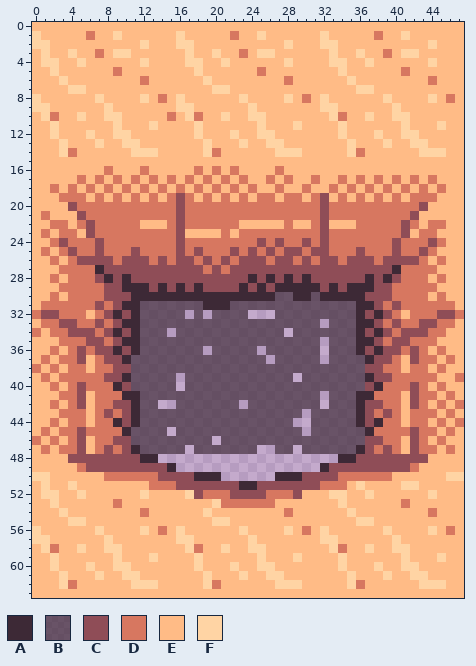
Pixel-art sprite -- Assets/Sprites/Maps/desert/desert_wall_tileset.png. The picture above is the old version.
The file is 48x64 pixels. Colours within 5 levels of each other are drawn and written as one.
Palette (. is transparent): A #3d2936  B #3d2936ab  C #8f4d57  D #d77760  E #ffbb86  F #ffd4a4
Now the later version:
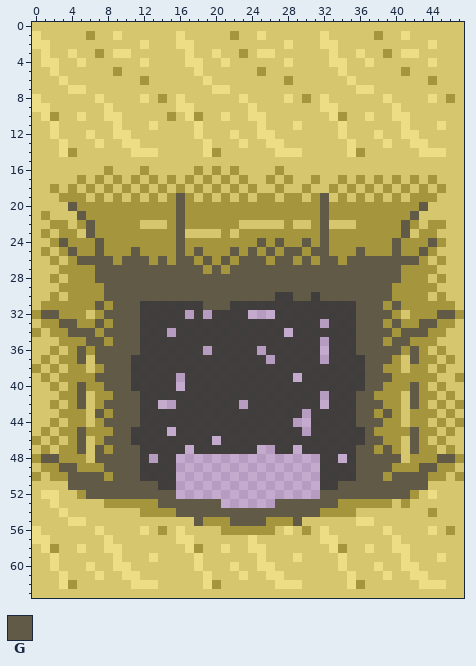
Colours new in this view: G #615a47
Changes in this commit:
colour B: #3d2936ab -> #3f3d3bfc
colour D: #d77760 -> #a5953d
colour E: #ffbb86 -> #d6c66e
colour F: #ffd4a4 -> #eddd85
Changed rows in their new state; - is a pixel that keeps its letter.
first column x 0:
19 ----------------G---------------G---------------
20 ----G-----------G---------------G----------G----
21 -----G----------G---------------G---------G-----
22 ------G---------G---------------G--------G------
23 ------G---------G---------------G--------G------
24 ---G---G--------G--------G-G--G-G-------G---G---
25 ----G--G---G----G-G---G-G-G-GG-GG---G---G--G----
26 -----GGGG-GGG-G-GG-G-G-GGG-GG-G-GG-GGGGGGGG-----
27 -------GGGGGGGGGGGG-G-GGGGGGGGGGGGGGGGGGG-------
28 -------GGGGGGGGGGGGGGGGGGGGGGGGGGGGGGGGGG-------
29 --------GGGGGGGGGGGGGGGGGGGGGGGGGGGGGGGG--------
30 --------GGGGGGGGGGGGGGGGGGG--GG-GGGGGGGG--------
31 -------G-GGG-------GGG--------------GGG-G-------
32 -GG-----GGGG------------------------GGGG-----GG-
33 ---GG--G-GGG------------------------GGG-G--GG---
34 ----GGG-GGGG------------------------GGGG-GGG----
35 ------GG-GGG------------------------GGG-GG------
36 -----G-GGGGG------------------------GGGGG-G-----
37 -----G-GGGG--------------------------GGG--G-----
38 --------GGG--------------------------GG---------
39 -------GGGG--------------------------GGG--------
40 -----G--GGG--------------------------GG---G-----
41 -----G---GGG------------------------GG----G-----
42 -----G--GGGG------------------------GGG---G-----
43 -------GDGGG------------------------GG-G--------
44 --------GGGG------------------------GGG---------
45 -----G---GG--------------------------G----G-----
46 -----G--GGG--------------------------GG---G-----
47 -----G-GDGGG------------------------GG-G--G-----
48 DGGDDDEGGGGGB.BB----------------BB.BGGGGGEDDDGGD
49 -DDGG-DDGGGGBBBB----------------BBBBGGGGDD-GGDD-
50 DEDDGGGG-GGGBBBB.....------.....BBBBGGG-GGGGDDED
51 -E--GGGGGGGGGGBB................BBGGGGGGGGGG----
52 -----DGGGGGGGGGG................GGGGGGGGGGD-----
53 --------D-DDDDGGGGGGG......GGGGGGGDDDDDD--------
54 -------------DDDGGGGGGGGGGGGGGGGDDDD------------
55 ------------------GDDDGGGGDDDG------------------
56 ---------------------DDDDDD---------------------
